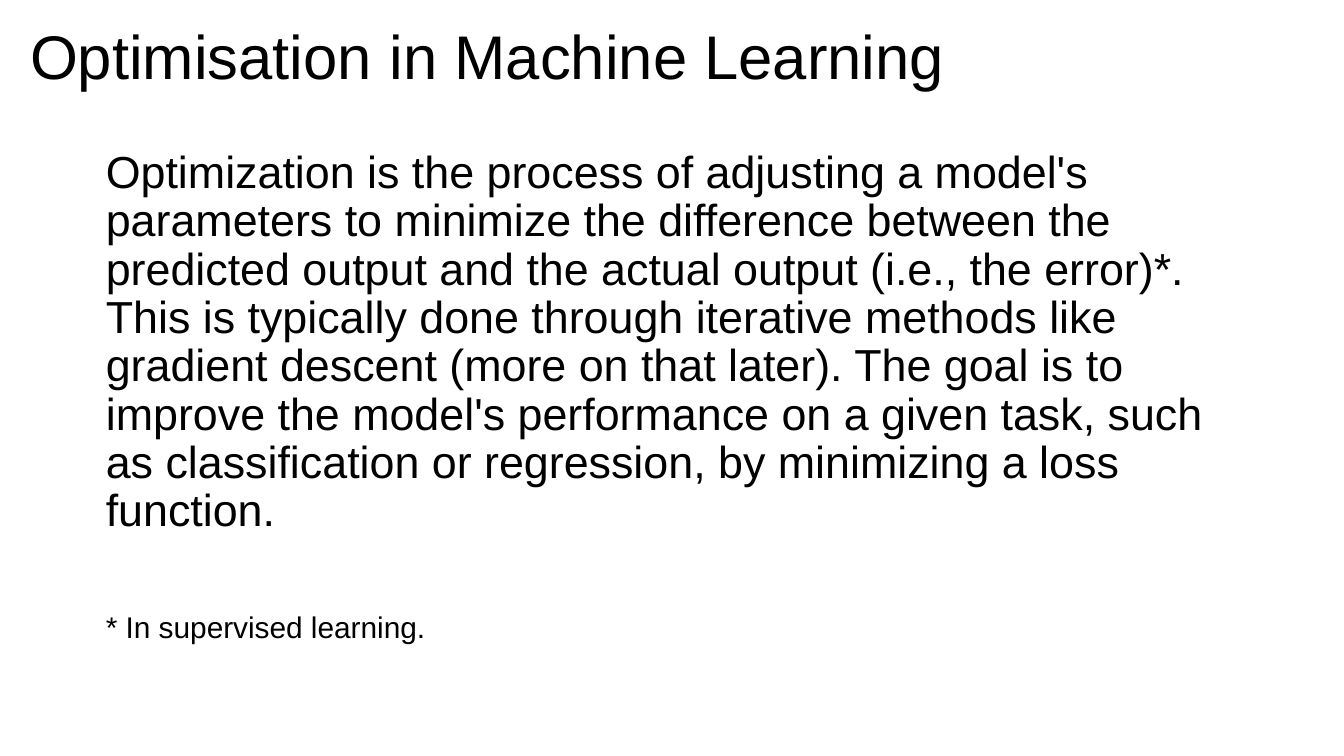
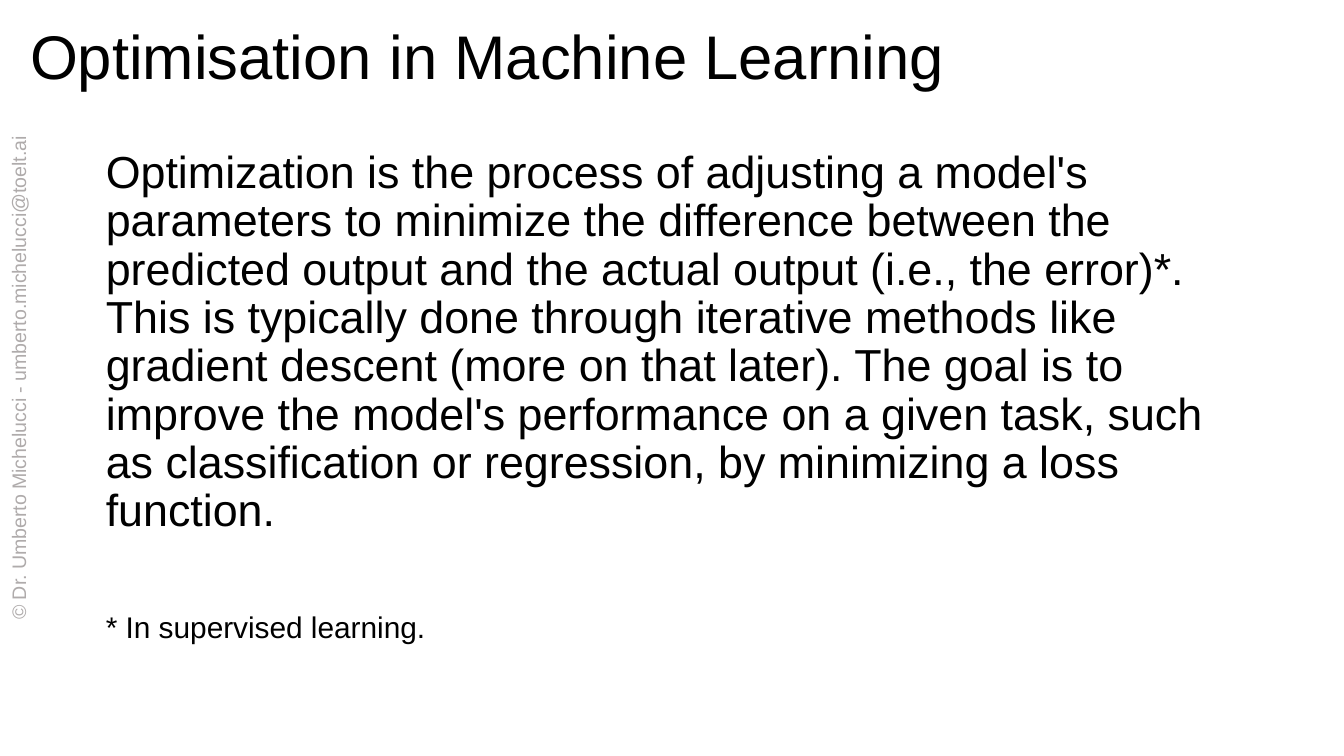
Before and after one commit to toelt-llc/Summer-lectures-unipa-toelt, a slide deck: slide 12 of Presentations/01 - Introduction to Learning.pptx. Drawn at 1344x756 pixels with LibreOffice and Linux fonts; fonts in the diff are those of the drawing. Boxes give left, top, right and bottom in pixels: in the first picture for what was removed or moved away, otherwise in the second. Text is boxed around its words. In the diff, an @@ line names an element or a change of style, - is before the commit and + after.

```diff
--- a/Presentations/01 - Introduction to Learning.pptx
+++ b/Presentations/01 - Introduction to Learning.pptx
@@ text added at <box>8,160,30,598</box>, 10.5 pt, text #AFABAB @@
+© Dr. Umberto Michelucci - umberto.michelucci@toelt.ai
```
Also in this commit, not shown: 11 other slides changed, 1 slide added, 1 other file.
